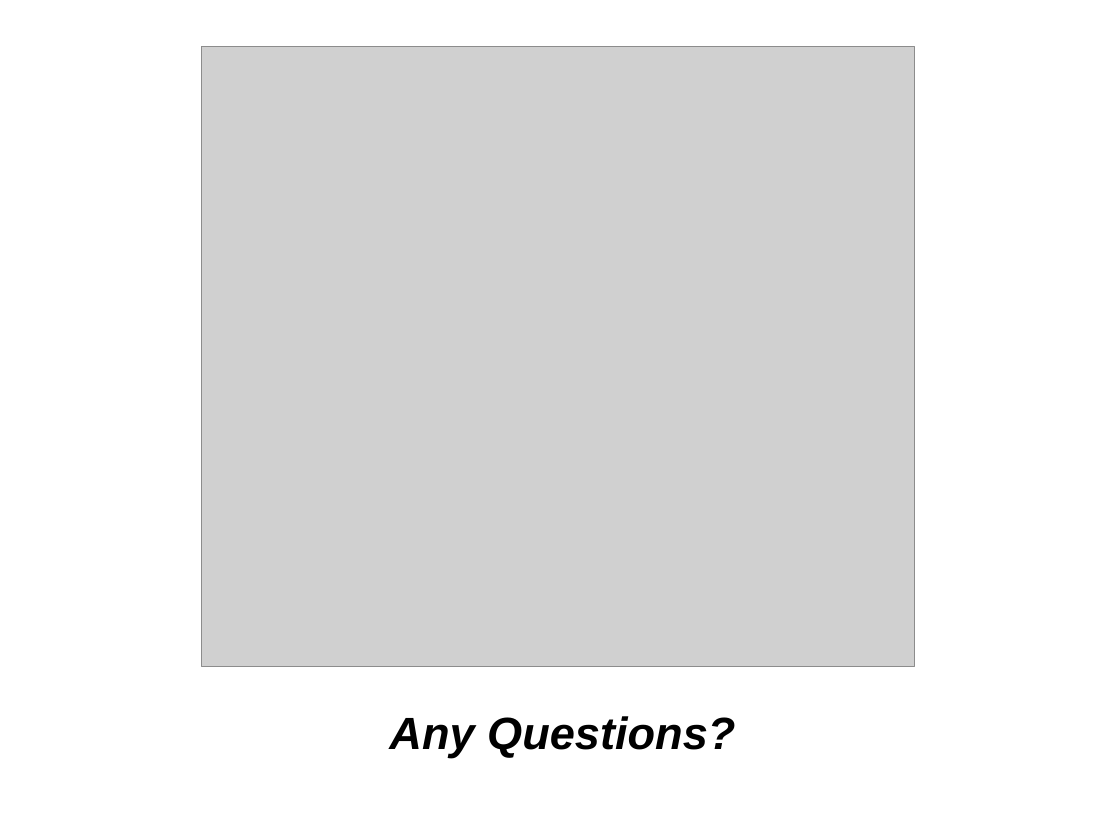
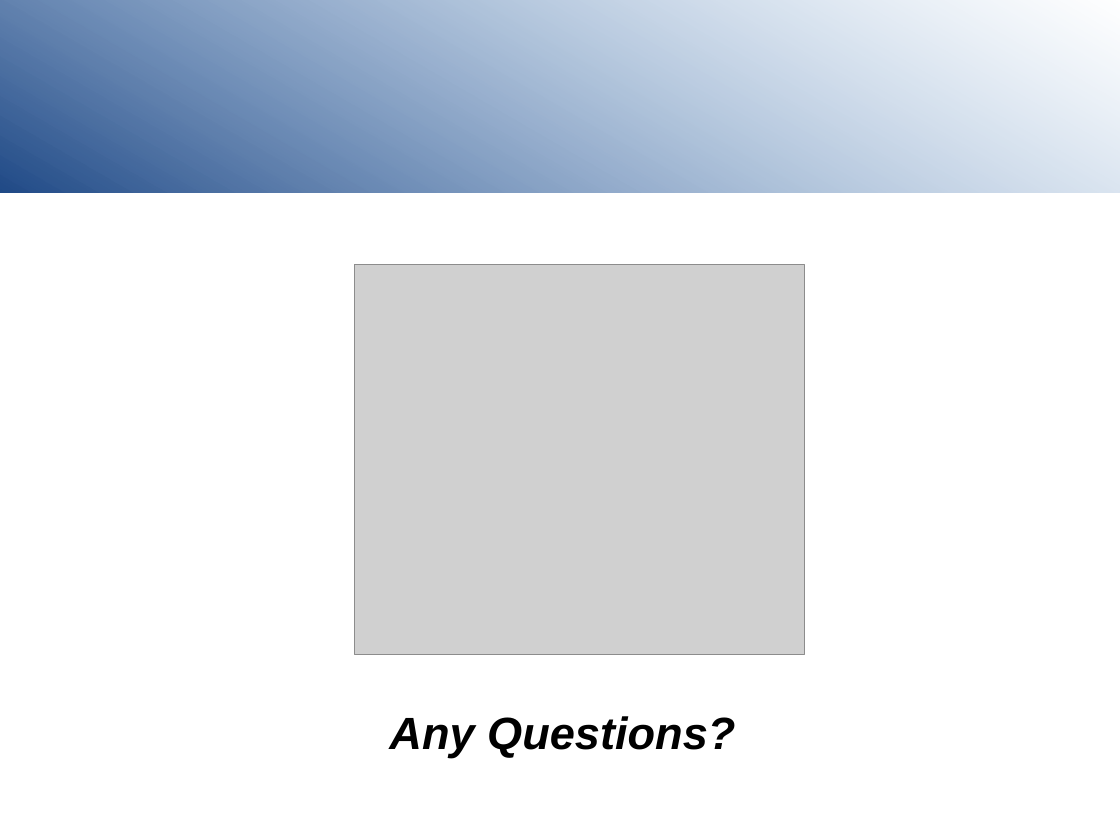
Before and after one commit to joeblankenship1/SDR, a slide deck: slide 14 of SDRclassPresentation.odp. Drawn at 1120x840 pixels with LibreOffice and Linux fonts; fonts in the diff are those of the drawing; grey boxes stand for pictures; background and template pictures are left out. Boxes give left, top, right and bottom in pixels: in the first picture for what was removed or moved away, otherwise in the second. Text is boxed around its words. In the diff, an @@ line names an element or a change of style, - is before the commit and + after.

```diff
--- a/SDRclassPresentation.odp
+++ b/SDRclassPresentation.odp
@@ rectangle added at <box>0,0,1120,193</box>, fill gradient #204A87 to #729FCF @@
@@ picture: place and size @@
-picture at <box>201,47,915,667</box>
+picture at <box>355,264,804,655</box>
```
Also in this commit, not shown: 13 other slides changed.
